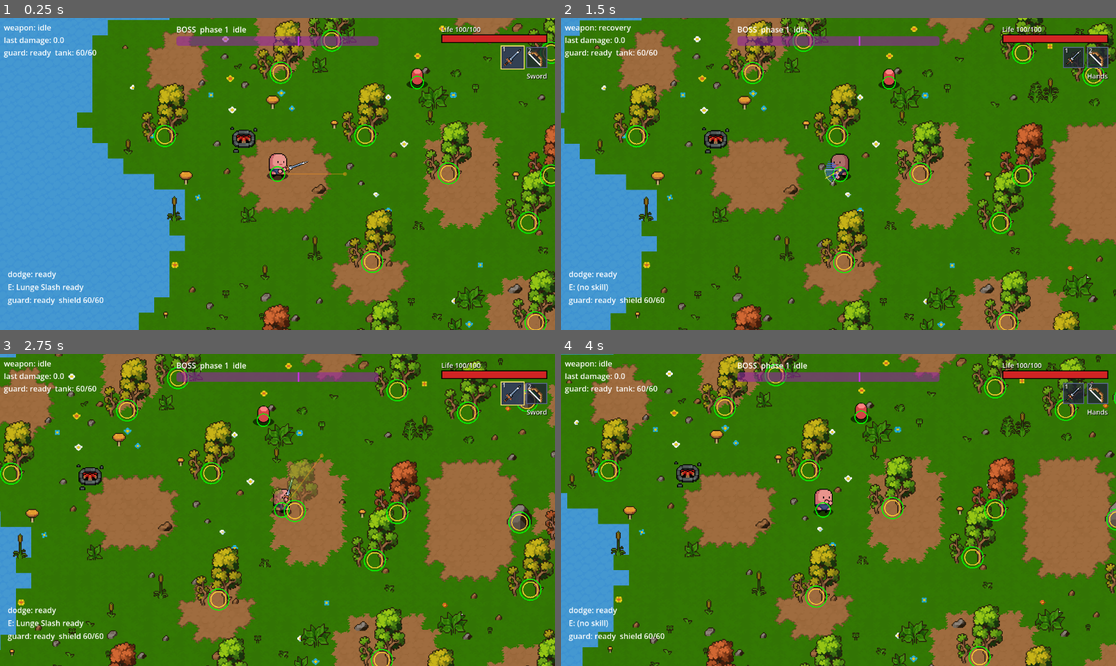
Above: before the commit, frames 1-4 (two rows, left to right).
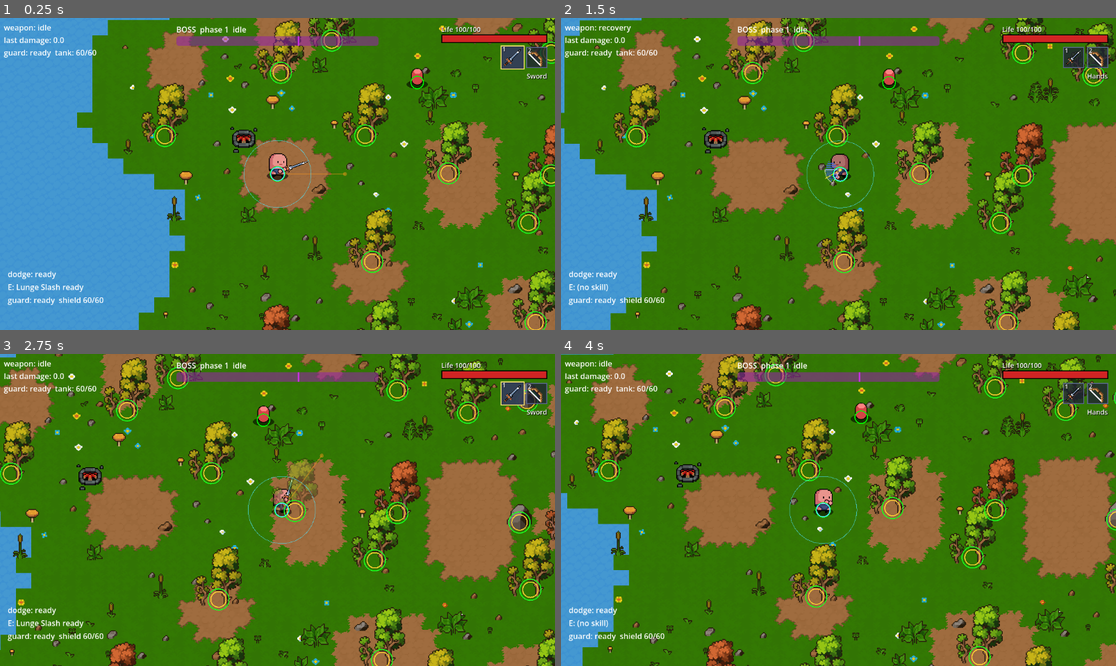
Above: after the commit, the same moments.

Repository: Matcry12/Thiat
Game: Godot game, scene res://scenes/arena.tscn
The game is run twice, just before and just after one commit, with the same random seed, the same clock (stepped at 60 frames per second) and the same inputs.
Inputs (mouse positions are in pixels of both pictures, inside the frame that each line leads up to):
- Up to frame 1 (0.25 s): no input
- Up to frame 2 (1.5 s): tap Enter at 0.5 s; move the mouse to (960, 158) at 0.52 s; hold D (move_right) 0.53-1.25 s; click (960, 158) at 0.6 s; tap 3 (hands) at 0.8 s; drag from (727, 189) to (860, 261) at 1.27 s
- Up to frame 3 (2.75 s): move the mouse to (333, 441) at 2.02 s; hold D (move_right) from 2.03 s (still down); click (333, 441) at 2.1 s; tap 3 (hands) at 2.3 s
- Up to frame 4 (4 s): release D (move_right) at 2.75 s; drag from (810, 572) to (960, 513) at 2.77 s; move the mouse to (1005, 556) at 3.52 s; hold A (move_left) from 3.53 s (still down); tap 3 (hands) at 3.6 s

The runs differ from the first frame. In frame 1, 0.3% of the frame differs, in the area x 27-100%, y 3-100%; in frame 2, 0.4%; in frame 3, 0.4%, in the area x 0-98%, y 4-100%; in frame 4, 0.4%.

Commit message:
docs(world): W2 gather demo, decision 0027, F3/F1 test mode
Co-Authored-By: Claude Sonnet 5.5 <noreply@anthropic.com>

Diff:
--- a/scripts/components/collector.gd
+++ b/scripts/components/collector.gd
@@ -9,6 +9,7 @@
 @export var scatter_radius := 26.0   ## read by ResourceNode for drop spread
 
 var last_pickup := ""   # for F3
+var last_gather := ""   # status of the last node hit, for F3
 
 func _ready() -> void:
 	add_to_group("collector")
--- a/scripts/debug/tuning_panel.gd
+++ b/scripts/debug/tuning_panel.gd
@@ -117,6 +117,7 @@
 var _boss: Boss
 var _map: ArenaMap
 var _hit_fx: HitFx
+var _collector: Collector
 
 var _targets: Array = []          # [{"name": String, "object": Object}]
 var _controls: Dictionary = {}    # "Target.prop" -> {obj, prop, control, value_label, is_bool, is_int}
@@ -203,6 +204,15 @@
 	if _map:
 		_targets.append({"name": "Map", "object": _map})
 
+	# Gathering (W2): the collector, the three node kinds (density applies on the next New map), the fists.
+	_collector = _player.get_node_or_null("Collector") as Collector
+	if _collector:
+		_targets.append({"name": "Collector", "object": _collector})
+	for k in ["tree", "rock", "copper_rock"]:
+		_targets.append({"name": "Node " + k.replace("_rock", ""), "object": load("res://data/resource_nodes/%s.tres" % k)})
+	if _loadout and _loadout.unarmed:
+		_targets.append({"name": "Fists", "object": _loadout.unarmed})
+
 	# Hit feel: the master switches, the three effect nodes, and one section per hit type (its .tres numbers).
 	if _hit_fx:
 		_targets.append({"name": "HitFx", "object": _hit_fx})
@@ -326,6 +336,9 @@
 		"[Loadout]",
 		_loadout_status_text(),
 		"",
+		"[Gather]",
+		_gather_status_text(),
+		"",
 		"[Skills (E)]",
 		_skill_status_text(),
 	])
@@ -351,6 +364,42 @@
 	elif _loadout.cooldown_left() > 0.0:
 		swap_state = "cooldown %.2fs" % _loadout.cooldown_left()
 	return "active: %s (%d)%s  swap: %s" % [active_name, _loadout.active_index(), " HOLSTERED" if _loadout.is_holstered() else "", swap_state]
+
+
+func _gather_status_text() -> String:
+	if _collector == null or _loadout == null:
+		return "n/a"
+	var w: WeaponData = _loadout.active_weapon()
+	var inv := _collector.inventory()
+	var counts := []
+	for id in inv.items():
+		counts.append("%s %d" % [id, inv.count(id)])
+	return "%s  gather_damage %.1f  tool_power %d\nlast hit: %s\nitems: %s  on ground: %d\n(density changes apply on New map)" % [
+		"HOLSTERED" if _loadout.is_holstered() else "armed",
+		w.gather_damage if w else 0.0, w.tool_power if w else 0,
+		_collector.last_gather if _collector.last_gather != "" else "-",
+		", ".join(counts) if counts else "none",
+		get_tree().get_nodes_in_group("pickup").size()]
+
+
+func _break_nearest_node() -> void:
+	var best: ResourceNode
+	for n: ResourceNode in get_tree().get_nodes_in_group("resource_node"):
+		if n.is_broken():
+			continue
+		if best == null or n.global_position.distance_to(_player.global_position) < best.global_position.distance_to(_player.global_position):
+			best = n
+	if best:
+		var w := WeaponData.new()
+		w.gather_damage = 999.0
+		w.tool_power = 9
+		best.take_gather_hit(w, _player)
+
+
+func _give_items(amount: int) -> void:
+	for f in DirAccess.get_files_at("res://data/items"):
+		if f.ends_with(".tres"):
+			_collector.inventory().add(load("res://data/items/" + f), amount)
 
 
 func _skill_status_text() -> String:
@@ -514,6 +563,12 @@
 		_add_button(fx_row2, "Test boss hit", func(): _hit_fx.test_hit(&"boss_sword"))
 		_add_button(fx_row2, "Test lunge", func(): _hit_fx.test_hit(&"lunge"))
 		_add_button(fx_row2, "Test charged arrow", func(): _hit_fx.test_hit(&"charged_arrow"))
+	if _collector:
+		var gather_row := HBoxContainer.new()
+		tuning_vbox.add_child(gather_row)
+		_add_button(gather_row, "Break nearest node", _break_nearest_node)
+		_add_button(gather_row, "Give 10 each", func(): _give_items(10))
+		_add_button(gather_row, "Clear items", func(): _collector.inventory().clear())
 	var kb_row := HBoxContainer.new()
 	tuning_vbox.add_child(kb_row)
 	_add_button(kb_row, "Knockback on/off", _toggle_knockback)
--- a/scripts/debug_overlay.gd
+++ b/scripts/debug_overlay.gd
@@ -174,6 +174,15 @@
 		var rcs := rock.get_node_or_null("CollisionShape2D") as CollisionShape2D
 		if rcs and rcs.shape:
 			_draw_shape(rcs.shape, rcs.global_transform, Color(1.0, 0.8, 0.2), 2.0)
+		var hcs := rock.get_node_or_null("Hurtbox/CollisionShape2D") as CollisionShape2D   # gather target (layer 32)
+		if hcs and hcs.shape:
+			_draw_shape(hcs.shape, hcs.global_transform, Color(0.3, 1.0, 0.4, 0.6), 1.0)
+
+	# Gathering: the magnet (pulls drops in) and pickup (banks them) circles around the player.
+	var col := get_tree().get_first_node_in_group("collector") as Collector
+	if col and _player:
+		_draw_ground_circle(_player.global_position, col.magnet_radius, Color(0.3, 0.9, 1.0, 0.7), 1.0)
+		_draw_ground_circle(_player.global_position, col.pickup_radius, Color(0.3, 0.9, 1.0), 2.0)
 
 	# Enemy strike: hitbox red only while STRIKE, telegraph area outlined
 	# while TELEGRAPH (redundant with Telegraph's own border — cheap, and
--- a/scripts/world/resource_node.gd
+++ b/scripts/world/resource_node.gd
@@ -34,13 +34,20 @@
 		return false
 	var info := {"source": source, "direction": (global_position - source.global_position).normalized()}
 	if weapon.gather_damage <= 0.0 or weapon.tool_power < data.required_power:
+		_note_hit()
 		_fx(data.clink_type, source, info)
 		return false
 	hp = maxf(hp - weapon.gather_damage, 0.0)
+	_note_hit()
 	_fx(data.hit_type, source, info)
 	if is_broken():
 		_break(source)
 	return true
+
+func _note_hit() -> void:   # for the F3 [Gather] line
+	var col := get_tree().get_first_node_in_group("collector") as Collector
+	if col:
+		col.last_gather = status_text()
 
 func _fx(type: StringName, source: Node, info: Dictionary) -> void:
 	if _hit_fx:
--- a/tools/demo/demo_bot.gd
+++ b/tools/demo/demo_bot.gd
@@ -60,7 +60,7 @@
 
 	# The storyboards use screen coordinates: run them on the screen-sized arena with the old layout.
 	# The showcase scenarios use the real big map instead.
-	if _scenario in ["showcase", "hands", "hitfeel", "hitfeel2", "charanim", "runbounce", "rundust", "hud", "island"]:
+	if _scenario in ["showcase", "hands", "hitfeel", "hitfeel2", "charanim", "runbounce", "rundust", "hud", "island", "gather"]:
 		_arena = load("res://scenes/arena.tscn").instantiate()
 		(_arena.get_node("ArenaMap") as ArenaMap).map_seed = _seed
 	else:
@@ -114,7 +114,7 @@
 func _build_captions() -> void:
 	var layer := CanvasLayer.new()
 	add_child(layer)
-	if _scenario in ["showcase", "hands", "hitfeel", "hitfeel2", "charanim", "runbounce", "rundust", "hud", "island"]:
+	if _scenario in ["showcase", "hands", "hitfeel", "hitfeel2", "charanim", "runbounce", "rundust", "hud", "island", "gather"]:
 		# Small, bottom-centre, semi-transparent; each caption fades out by itself.
 		_cap_panel = PanelContainer.new()
 		_cap_panel.anchor_left = 0.5
@@ -267,6 +267,7 @@
 		"rundust": await _run_rundust()
 		"hud": await _run_hud()
 		"island": await _run_island()
+		"gather": await _run_gather()
 		_: await _run_guard()
 
 func _run_guard() -> void:
@@ -1408,3 +1409,55 @@
 	_say("Boss area", "far from home; the boss waits in its zone")
 	await _wait(3.0)
 	get_tree().quit()
+
+
+## The W2 loop: bare hands, punch a tree and a rock, copper clinks.
+func _nearest_node(id: StringName, to: Vector2) -> ResourceNode:
+	var best: ResourceNode
+	for n: ResourceNode in get_tree().get_nodes_in_group("resource_node"):
+		if n.data.id == id and not n.is_broken() and (best == null or n.global_position.distance_to(to) < best.global_position.distance_to(to)):
+			best = n
+	return best
+
+func _punch_until_broken(n: ResourceNode, max_punches := 14) -> void:
+	for i in max_punches:
+		if not is_instance_valid(n) or n.is_broken():   # a rock frees itself on break
+			break
+		_player.aim_override = n.global_position - _player.global_position
+		await _tap("attack")
+		await _wait(0.45)
+
+func _run_gather() -> void:
+	_arena.get_node("Boss").passive = true
+	_overlay(false)
+	var m: ArenaMap = _arena.get_node("ArenaMap")
+	var inv: Inventory = _player.get_node("Inventory")
+	_aim_at = null
+	var tree := _nearest_node(&"tree", m.home_point())
+	_player.global_position = tree.global_position + Vector2(-44, 0)
+	_player.velocity = Vector2.ZERO
+	await _wait(1.0)
+	_say("Bare hands: press 3", "your weapon goes away; press 3 again and it is back at once")
+	await _tap("hands")
+	await _wait(1.2)
+	_say("Punch the tree", "it shakes, chips fly, about 6 punches")
+	await _punch_until_broken(tree)
+	_say("Wood flies to you", "walk close and it is banked: see the counter")
+	await _wait(2.0)
+	var rock := _nearest_node(&"rock", _player.global_position)
+	_player.global_position = rock.global_position + Vector2(-34, 0)
+	await _wait(0.6)
+	_say("Punch a rock", "stone drops")
+	await _punch_until_broken(rock)
+	await _wait(2.0)
+	var cu := _nearest_node(&"copper_rock", _player.global_position)
+	_player.global_position = cu.global_position + Vector2(-34, 0)
+	await _wait(0.8)
+	_say("Too hard: needs a pickaxe (W3/W4)", "copper clinks, no damage")
+	for i in 3:
+		_player.aim_override = cu.global_position - _player.global_position
+		await _tap("attack")
+		await _wait(0.6)
+	_say("Items: wood %d, stone %d" % [inv.count(&"wood"), inv.count(&"stone")], "the counter is under the hotbar")
+	await _wait(2.5)
+	get_tree().quit()
Not shown, changed: CLAUDE.md
Not shown, added: docs/decision/0027-gathering.md
Not shown, added: docs/demo/w2_gather.mp4
Not shown, changed: docs/wiki/v1-design.md
